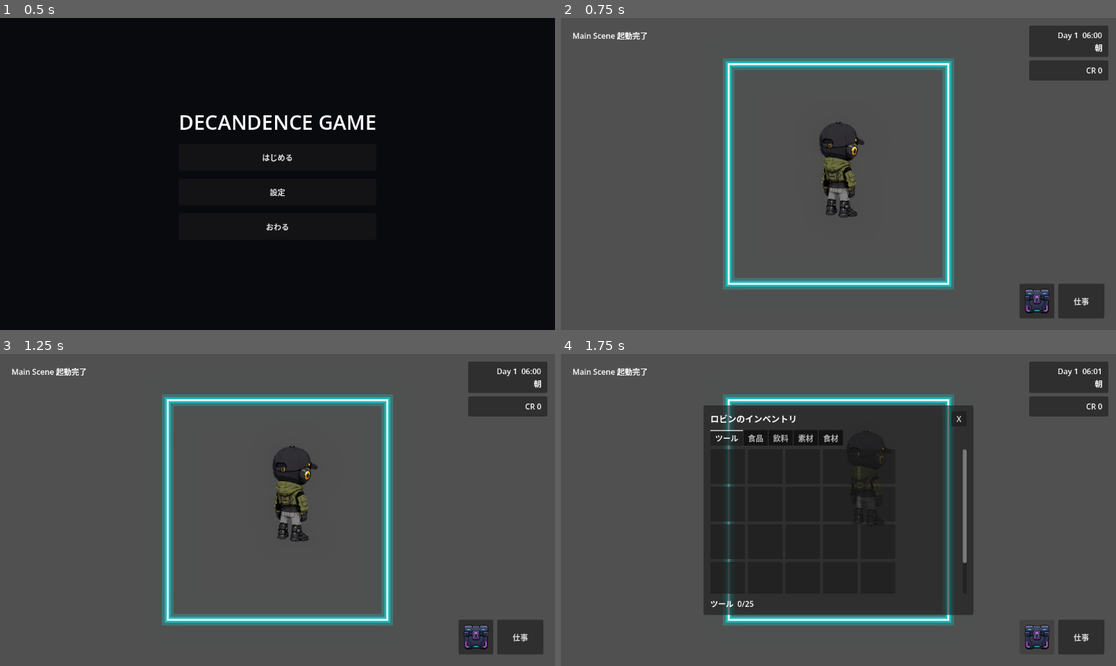
Above: before the commit, frames 1-4 (two rows, left to right).
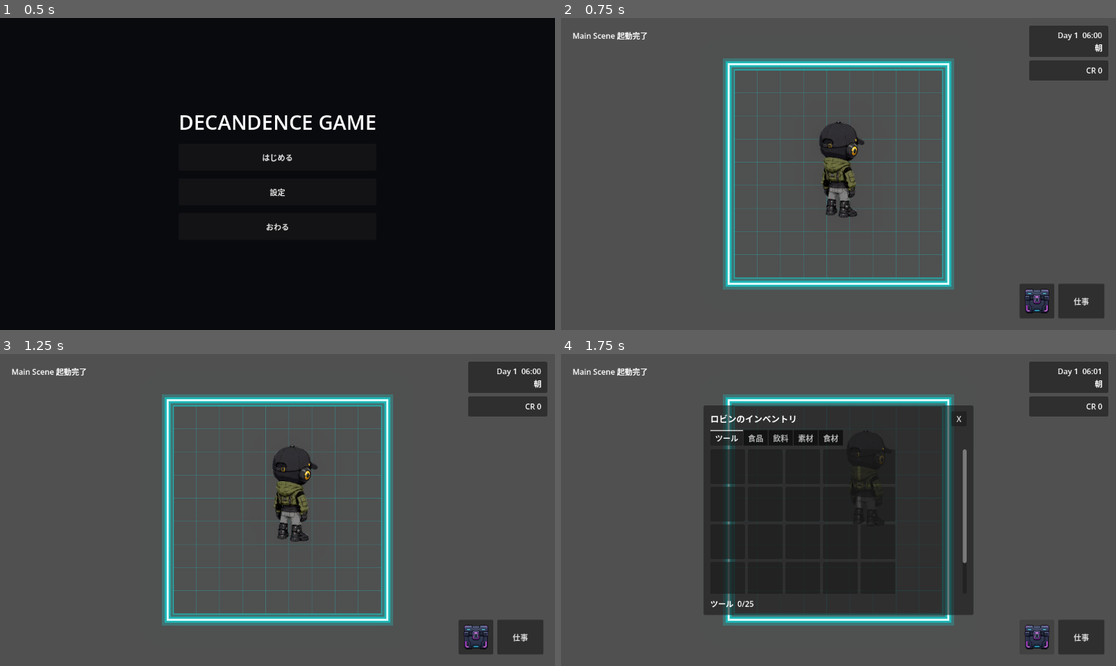
Above: after the commit, the same moments.

Repository: grimoire1089-coder/optimistic
Game: Godot game, scene res://Scenes/Boot/TitleScene.tscn
The game is run twice, just before and just after one commit, with the same random seed, the same clock (stepped at 60 frames per second) and the same inputs.
Inputs (mouse positions are in pixels of both pictures, inside the frame that each line leads up to):
- Up to frame 1 (0.5 s): no input
- Up to frame 2 (0.75 s): click "はじめる" at 0.5 s
- Up to frame 3 (1.25 s): no input
- Up to frame 4 (1.75 s): click (1038, 637) at 1.25 s

Frame 1 is identical in both runs. In frame 2, 1.3% of the frame differs, in the area x 31-69%, y 16-84%; in frame 3, 1.3%; in frame 4, 0.2%.

Commit message:
Add Robin room map and furniture placement nodes

Diff:
--- a/Scenes/Main/MainScene.tscn
+++ b/Scenes/Main/MainScene.tscn
@@ -11,6 +11,8 @@
 [ext_resource type="PackedScene" path="res://Scenes/UI/HUD/WorkMenu.tscn" id="8_work_menu"]
 [ext_resource type="PackedScene" path="res://Scenes/UI/HUD/InventoryButton.tscn" id="9_inventory_button"]
 [ext_resource type="PackedScene" path="res://Scenes/UI/Inventory/RobinInventoryUI.tscn" id="10_inventory_ui"]
+[ext_resource type="Script" path="res://Scripts/Maps/RoomMapGridModule.gd" id="11_room_map_grid"]
+[ext_resource type="Script" path="res://Scripts/Maps/Furniture/FurniturePlacementModule.gd" id="12_furniture_placement"]
 
 [sub_resource type="Environment" id="Environment_ctt6t"]
 glow_enabled = true
@@ -21,6 +23,22 @@
 [node name="CanvasGlowEnvironment" type="WorldEnvironment" parent="." unique_id=678791057]
 environment = SubResource("Environment_ctt6t")
 script = ExtResource("3_canvas_glow")
+
+[node name="RobinRoomMap" type="Node2D" parent="."]
+z_index = -30
+script = ExtResource("11_room_map_grid")
+map_display_name = "ロビンの部屋"
+cell_size = Vector2(48, 48)
+show_grid = true
+show_neon_frame = false
+
+[node name="FurnitureRoot" type="Node2D" parent="RobinRoomMap"]
+z_index = 1
+
+[node name="FurniturePlacementModule" type="Node" parent="."]
+script = ExtResource("12_furniture_placement")
+room_map_path = NodePath("../RobinRoomMap")
+furniture_root_path = NodePath("../RobinRoomMap/FurnitureRoot")
 
 [node name="Robin" parent="." unique_id=892635706 instance=ExtResource("2_robin")]
 click_sfx = ExtResource("4_ctt6t")
